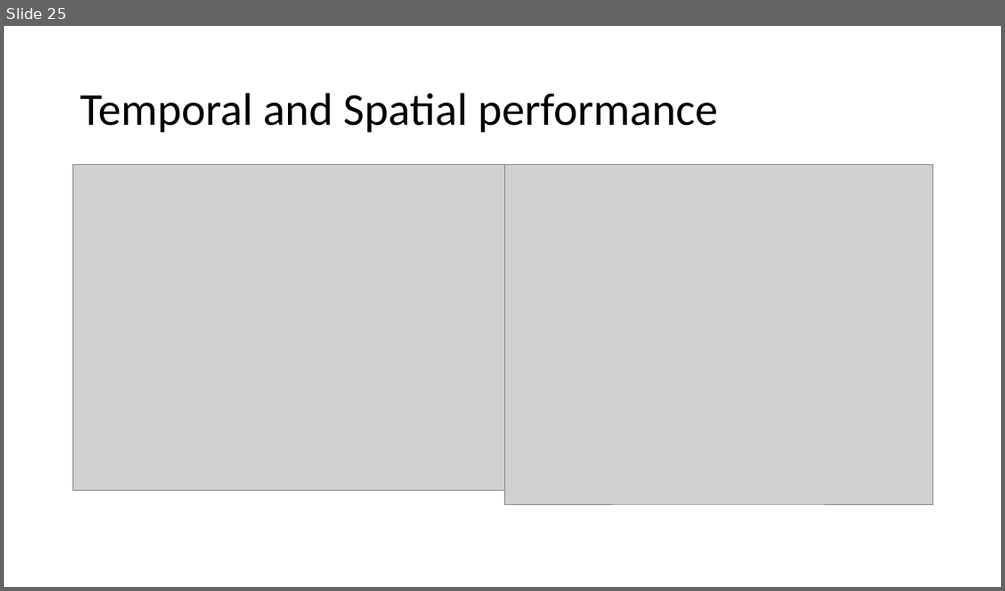
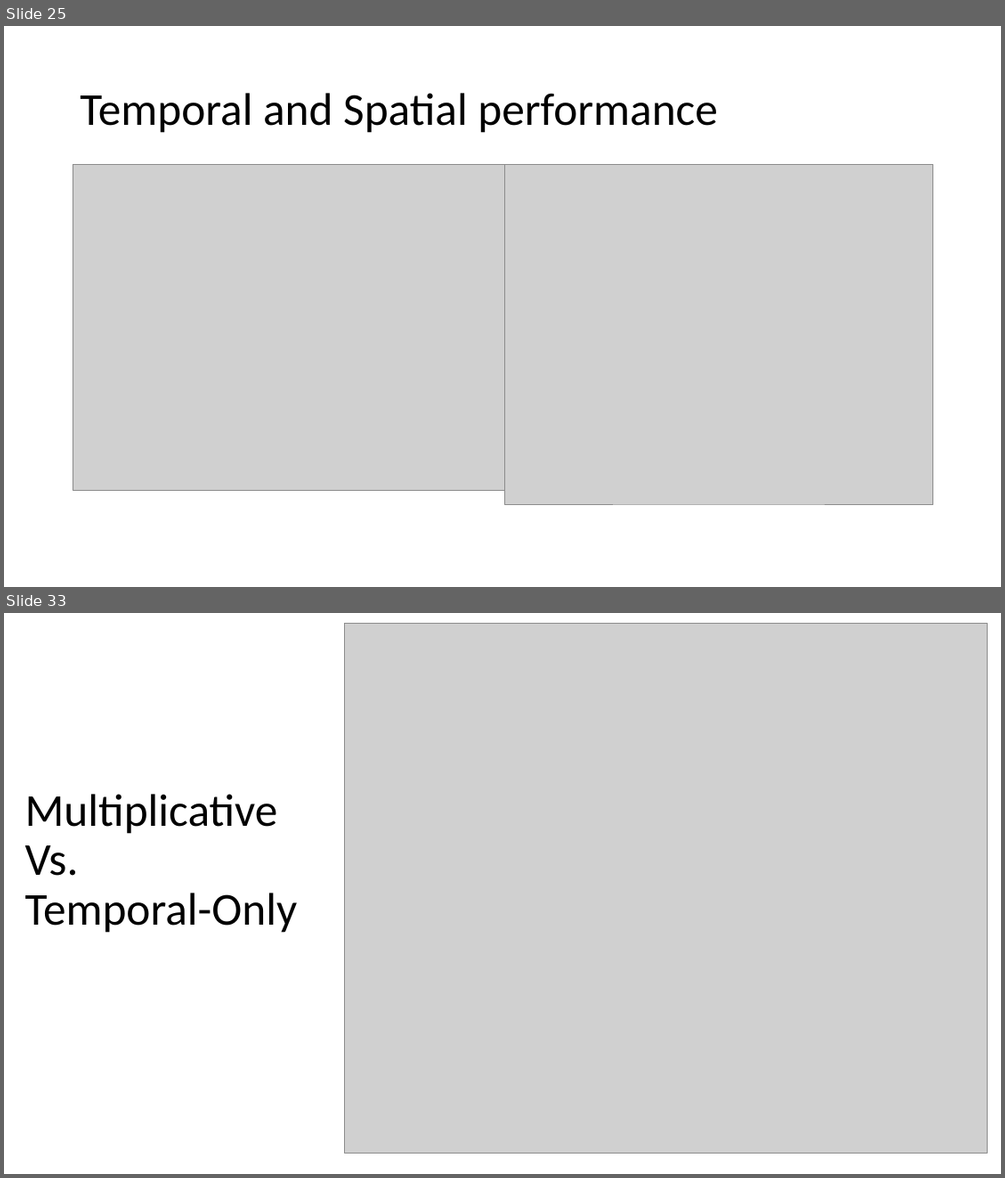
Before and after one commit to OzMashiah/ultra-instinct-modelling, a slide deck: Modeling Results.pptx. Shown one above the other, each under a label of ours: slide 25 before the commit, slides 25 and 33 after it; the slides between them are not shown. The pictures are 1005x591 and 1005x1178 pixels, drawn with LibreOffice and Linux fonts; fonts in the diff are those of the drawing; grey boxes stand for pictures. Boxes give left, top, right and bottom in pixels: in the first picture for what was removed or moved away, otherwise in the second. Text is boxed around its words. In the diff, an @@ line names an element or a change of style, - is before the commit and + after.

```diff
--- a/Modeling Results.pptx
+++ b/Modeling Results.pptx
@@ slide 33 added at (4, 613, 1001, 1174), background #FFFFFF @@
@@ picture added at (345, 624, 987, 1153) @@
@@ title added at (25, 794, 298, 933), 44 pt, text #000000 @@
+Multiplicative
+Vs.
+Temporal-Only
```
Also in this commit, not shown: 1 slide changed, 8 other slides added.
